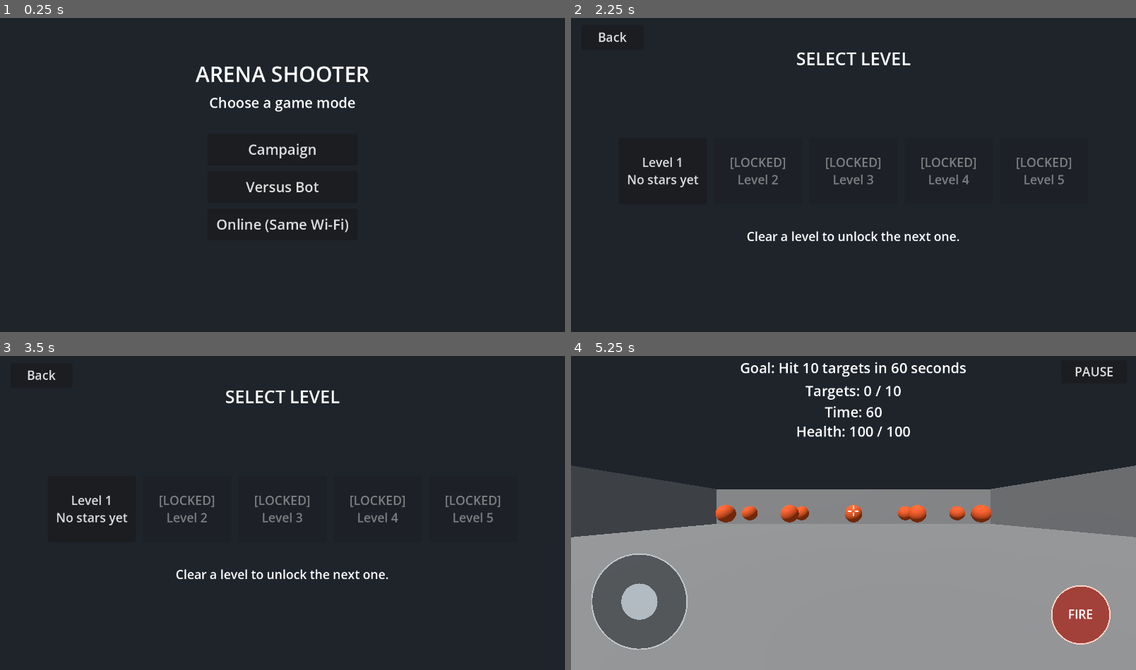
Above: before the commit, frames 1-4 (two rows, left to right).
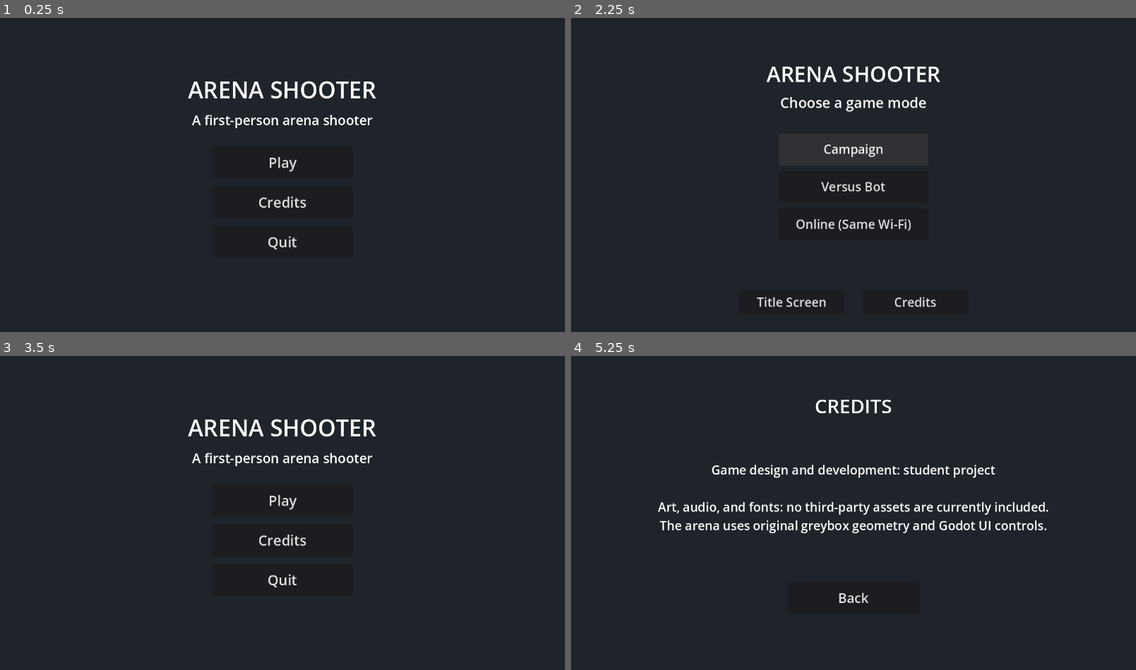
Above: after the commit, the same moments.

Repository: andrelouie345/gamedev
Game: Godot game, scene res://scenes/ui/TitleScreen.tscn
Two runs of this game, one before a commit and one after it. Both use one fixed random seed, a clock stepped at 60 frames per second and the inputs below. Before the commit the project starts from res://scenes/ui/ModeSelect.tscn.
Inputs (mouse positions are in pixels of both pictures, inside the frame that each line leads up to):
- Up to frame 1 (0.25 s): no input
- Up to frame 2 (2.25 s): click (853, 203) at 0.5 s, where only the run after the commit has a clickable "Credits"; click "Back" at 1.25 s; click (853, 149) at 2 s, where only the run before the commit has a clickable "Campaign"
- Up to frame 3 (3.5 s): click (220, 641) at 2.75 s, where only the run after the commit has a clickable "Title Screen"
- Up to frame 4 (5.25 s): click (853, 500) at 3.5 s, where only the run after the commit has a clickable "Play"; click (915, 641) at 4.25 s, where only the run after the commit has a clickable "Credits"; click (661, 509) at 5 s, where only the run before the commit has a clickable "Level 1 No stars yet"

The runs differ from the first frame. In frame 1, 3.4% of the frame differs, in the area x 33-67%, y 15-74%; in frame 2, 4.0%; in frame 3, 3.5%; in frame 4, 62%, in the area x 0-100%, y 2-100%.

Commit message:
Add title, credits, and Android export guide

Diff:
--- a/project.godot
+++ b/project.godot
@@ -11,7 +11,7 @@
 [application]
 
 config/name="Arena Shooter"
-run/main_scene="res://scenes/ui/ModeSelect.tscn"
+run/main_scene="res://scenes/ui/TitleScreen.tscn"
 config/features=PackedStringArray("4.7")
 
 [autoload]
--- /dev/null
+++ b/scenes/ui/Credits.tscn
@@ -0,0 +1,12 @@
+[gd_scene load_steps=2 format=3]
+
+[ext_resource type="Script" path="res://scripts/Credits.gd" id="1_script"]
+
+[node name="Credits" type="Control"]
+layout_mode = 3
+anchors_preset = 15
+anchor_right = 1.0
+anchor_bottom = 1.0
+grow_horizontal = 2
+grow_vertical = 2
+script = ExtResource("1_script")
--- /dev/null
+++ b/scenes/ui/TitleScreen.tscn
@@ -0,0 +1,12 @@
+[gd_scene load_steps=2 format=3]
+
+[ext_resource type="Script" path="res://scripts/TitleScreen.gd" id="1_script"]
+
+[node name="TitleScreen" type="Control"]
+layout_mode = 3
+anchors_preset = 15
+anchor_right = 1.0
+anchor_bottom = 1.0
+grow_horizontal = 2
+grow_vertical = 2
+script = ExtResource("1_script")
--- /dev/null
+++ b/scripts/Credits.gd
@@ -0,0 +1,38 @@
+extends Control
+
+func _ready() -> void:
+	var title := Label.new()
+	title.text = "CREDITS"
+	title.position = Vector2(0, 90)
+	title.size = Vector2(size.x, 64)
+	title.horizontal_alignment = HORIZONTAL_ALIGNMENT_CENTER
+	title.add_theme_font_size_override("font_size", 44)
+	add_child(title)
+
+	var credits := Label.new()
+	credits.text = (
+		"Game design and development: student project\n\n"
+		+ "Art, audio, and fonts: no third-party assets are currently included.\n"
+		+ "The arena uses original greybox geometry and Godot UI controls."
+	)
+	credits.position = Vector2(100, 220)
+	credits.size = Vector2(size.x - 200, 220)
+	credits.horizontal_alignment = HORIZONTAL_ALIGNMENT_CENTER
+	credits.vertical_alignment = VERTICAL_ALIGNMENT_CENTER
+	credits.autowrap_mode = TextServer.AUTOWRAP_WORD_SMART
+	credits.add_theme_font_size_override("font_size", 28)
+	add_child(credits)
+
+	var back_button := Button.new()
+	back_button.text = "Back"
+	back_button.position = Vector2(size.x * 0.5 - 150, 520)
+	back_button.size = Vector2(300, 72)
+	back_button.add_theme_font_size_override("font_size", 30)
+	back_button.pressed.connect(_return)
+	add_child(back_button)
+
+
+func _return() -> void:
+	var error := get_tree().change_scene_to_file(GameState.credits_return_scene)
+	if error != OK:
+		push_error("Could not return from credits: %s" % error_string(error))
--- a/scripts/GameState.gd
+++ b/scripts/GameState.gd
@@ -8,6 +8,7 @@
 var current_mode := "campaign"
 var sound_enabled := true
 var menu_message := ""
+var credits_return_scene := "res://scenes/ui/ModeSelect.tscn"
 var last_level_result: Dictionary = {
 	"level_number": 1,
 	"won": false,
--- a/scripts/ModeSelect.gd
+++ b/scripts/ModeSelect.gd
@@ -8,8 +8,20 @@
 	_add_button("Versus Bot", Vector2(size.x * 0.5 - 170, 355), _open_versus_bot)
 	_add_button("Online (Same Wi-Fi)", Vector2(size.x * 0.5 - 170, 440), _open_lobby)
 	if not GameState.menu_message.is_empty():
-		_add_label(GameState.menu_message, Vector2(80, 560), Vector2(size.x - 160, 70), 28)
+		_add_label(GameState.menu_message, Vector2(80, 530), Vector2(size.x - 160, 64), 28)
 		GameState.menu_message = ""
+	_add_button(
+		"Title Screen",
+		Vector2(size.x * 0.5 - 260, 625),
+		_open_title_screen,
+		Vector2(240, 56)
+	)
+	_add_button(
+		"Credits",
+		Vector2(size.x * 0.5 + 20, 625),
+		_open_credits,
+		Vector2(240, 56)
+	)
 
 
 func _open_campaign() -> void:
@@ -27,18 +39,32 @@
 	_change_scene("res://scenes/ui/Lobby.tscn")
 
 
+func _open_title_screen() -> void:
+	_change_scene("res://scenes/ui/TitleScreen.tscn")
+
+
+func _open_credits() -> void:
+	GameState.credits_return_scene = "res://scenes/ui/ModeSelect.tscn"
+	_change_scene("res://scenes/ui/Credits.tscn")
+
+
 func _change_scene(path: String) -> void:
 	var error := get_tree().change_scene_to_file(path)
 	if error != OK:
 		push_error("Could not open scene %s: %s" % [path, error_string(error)])
 
 
-func _add_button(text: String, position_value: Vector2, callback: Callable) -> void:
+func _add_button(
+	text: String,
+	position_value: Vector2,
+	callback: Callable,
+	button_size := Vector2(340, 72)
+) -> void:
 	var button := Button.new()
 	button.text = text
 	button.position = position_value
-	button.size = Vector2(340, 72)
-	button.add_theme_font_size_override("font_size", 32)
+	button.size = button_size
+	button.add_theme_font_size_override("font_size", 28)
 	button.pressed.connect(callback)
 	add_child(button)
 
--- /dev/null
+++ b/scripts/TitleScreen.gd
@@ -0,0 +1,59 @@
+extends Control
+
+
+func _ready() -> void:
+	_add_label("ARENA SHOOTER", Vector2(0, 130), Vector2(size.x, 80), 52)
+	_add_label(
+		"A first-person arena shooter",
+		Vector2(0, 215),
+		Vector2(size.x, 48),
+		30
+	)
+	_add_button("Play", Vector2(size.x * 0.5 - 160, 300), _open_mode_select)
+	_add_button("Credits", Vector2(size.x * 0.5 - 160, 390), _open_credits)
+	_add_button("Quit", Vector2(size.x * 0.5 - 160, 480), _quit_game)
+
+
+func _open_mode_select() -> void:
+	_change_scene("res://scenes/ui/ModeSelect.tscn")
+
+
+func _open_credits() -> void:
+	GameState.credits_return_scene = "res://scenes/ui/TitleScreen.tscn"
+	_change_scene("res://scenes/ui/Credits.tscn")
+
+
+func _quit_game() -> void:
+	get_tree().quit()
+
+
+func _change_scene(path: String) -> void:
+	var error := get_tree().change_scene_to_file(path)
+	if error != OK:
+		push_error("Could not open scene %s: %s" % [path, error_string(error)])
+
+
+func _add_button(text: String, position_value: Vector2, callback: Callable) -> void:
+	var button := Button.new()
+	button.text = text
+	button.position = position_value
+	button.size = Vector2(320, 72)
+	button.add_theme_font_size_override("font_size", 32)
+	button.pressed.connect(callback)
+	add_child(button)
+
+
+func _add_label(
+	text: String,
+	position_value: Vector2,
+	size_value: Vector2,
+	font_size: int
+) -> void:
+	var label := Label.new()
+	label.text = text
+	label.position = position_value
+	label.size = size_value
+	label.horizontal_alignment = HORIZONTAL_ALIGNMENT_CENTER
+	label.vertical_alignment = VERTICAL_ALIGNMENT_CENTER
+	label.add_theme_font_size_override("font_size", font_size)
+	add_child(label)
Not shown, changed: docs/AI_LOG.md
Not shown, added: docs/ANDROID_EXPORT.md
Not shown, added: docs/CREDITS.md
